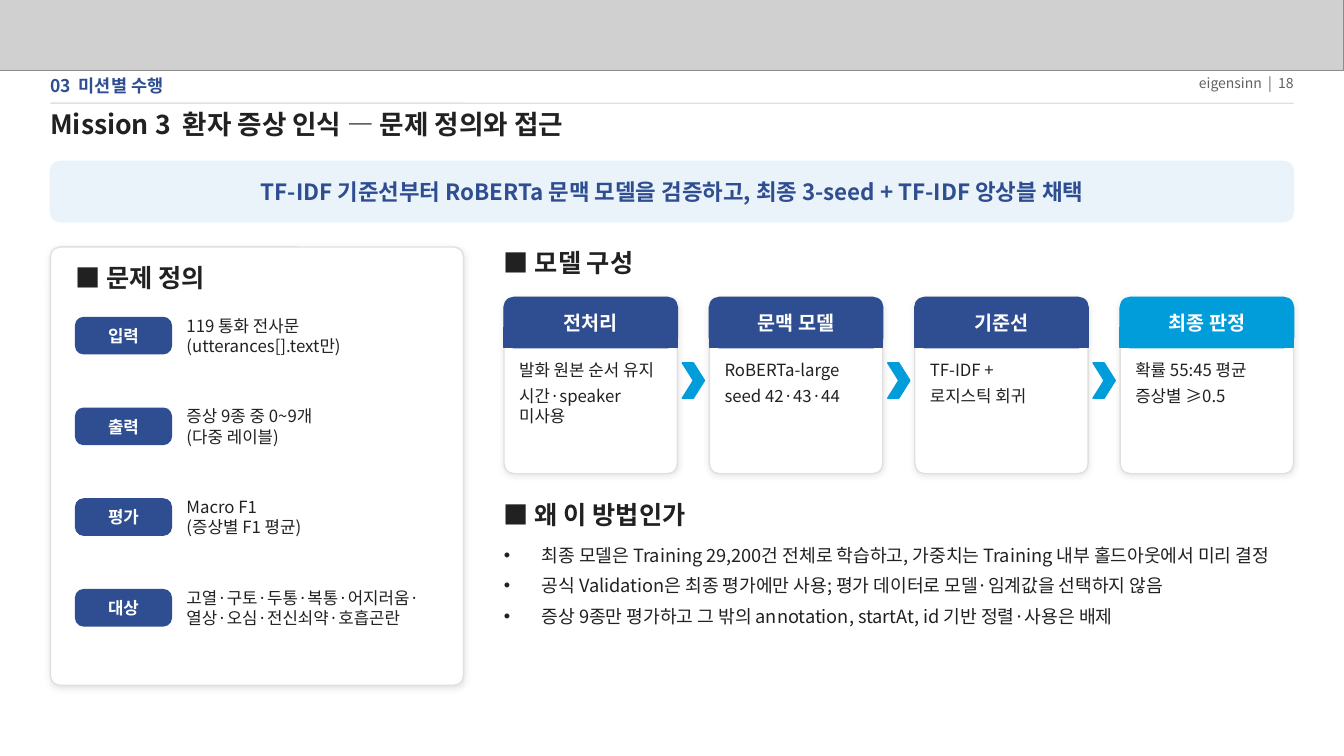
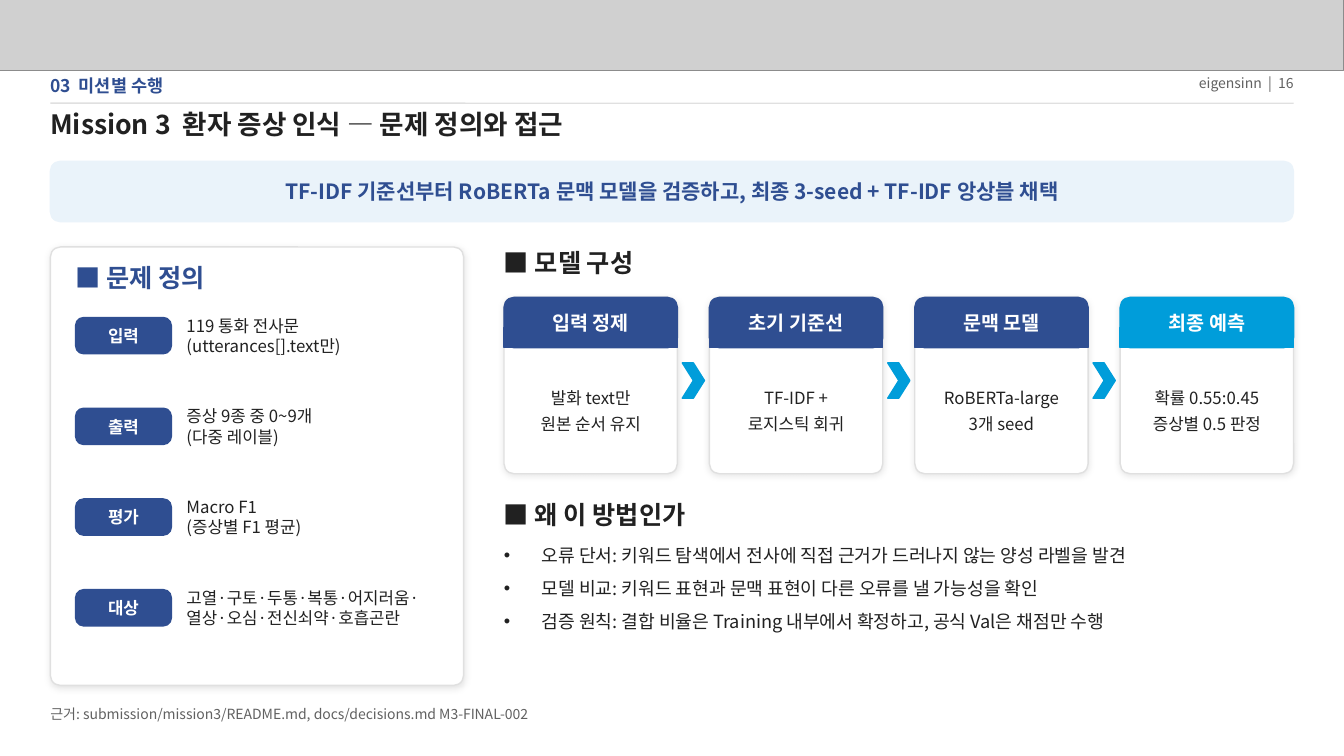
Before and after one commit to eigensinn-dcc2026/prelim, a slide deck: slide 16 of ppt/DCC2026_예선_결과정리.pptx (slide 18 before the commit). Drawn at 1344x756 pixels with LibreOffice and Linux fonts; fonts in the diff are those of the drawing; grey boxes stand for pictures. Boxes give left, top, right and bottom in pixels: in the first picture for what was removed or moved away, otherwise in the second. Text is boxed around its words. In the diff, an @@ line names an element or a change of style, - is before the commit and + after.

```diff
--- a/ppt/DCC2026_예선_결과정리.pptx
+++ b/ppt/DCC2026_예선_결과정리.pptx
@@ text "TF-IDF 기준선부터 RoBERTa 문맥 모델을 ..." at box(285, 181, 1059, 203): size 16 to 15 pt @@
@@ text "■ 문제 정의" at box(106, 266, 205, 290): text colour #212121 to #2F4E91 @@
@@ text at box(552, 313, 629, 332): text changed @@
-전처리
+입력 정제
@@ text at box(749, 313, 843, 332): text changed @@
-문맥 모델
+초기 기준선
@@ text at box(963, 313, 1040, 332): text changed @@
-기준선
+문맥 모델
@@ text at box(1168, 313, 1245, 332): text changed @@
-최종 판정
+최종 예측
@@ text "TF-IDF +": place and size @@
-text "TF-IDF +" at box(930, 363, 1026, 404)
+text "TF-IDF +" at box(748, 391, 844, 432)
@@ text "TF-IDF +" at box(748, 391, 844, 432): alignment left to centre; vertical alignment top to middle @@
@@ vertical alignment top to middle in 3 elements at box(1153, 390, 1261, 432), box(541, 390, 641, 432), box(944, 390, 1059, 432) @@
@@ text "RoBERTa-large": place and size @@
-text "RoBERTa-large" at box(725, 362, 840, 403)
+text "RoBERTa-large" at box(944, 390, 1059, 432)
@@ text at box(541, 390, 641, 432): text changed @@
-발화 원본 순서 유지
-시간·speaker 미사용
+발화 text만
+원본 순서 유지
@@ text at box(944, 390, 1059, 408): alignment left to centre @@
@@ text at box(969, 416, 1034, 432): text changed @@
-seed 42·43·44
+3개 seed
@@ text at box(1153, 390, 1261, 432): text changed @@
-확률 55:45 평균
-증상별 ≥0.5
+확률 0.55:0.45
+증상별 0.5 판정
@@ text at box(542, 547, 1125, 633): text changed @@
-• 최종 모델은 Training 29,200건 전체로 학습하고, 가중치는 Training 내부 홀드아웃에서 미리 결정
-• 공식 Validation은 최종 평가에만 사용; 평가 데이터로 모델·임계값을 선택하지 않음
-• 증상 9종만 평가하고 그 밖의 annotation, startAt, id 기반 정렬·사용은 배제
+• 오류 단서: 키워드 탐색에서 전사에 직접 근거가 드러나지 않는 양성 라벨을 발견
+• 모델 비교: 키워드 표현과 문맥 표현이 다른 오류를 낼 가능성을 확인
+• 검증 원칙: 결합 비율은 Training 내부에서 확정하고, 공식 Val은 채점만 수행
@@ text added at box(50, 707, 528, 722), 10 pt, text #616161 @@
+근거: submission/mission3/README.md, docs/decisions.md M3-FINAL-002
```
Also in this commit, not shown: 13 other slides changed, 4 slides added, 6 slides removed, 1 other file.
